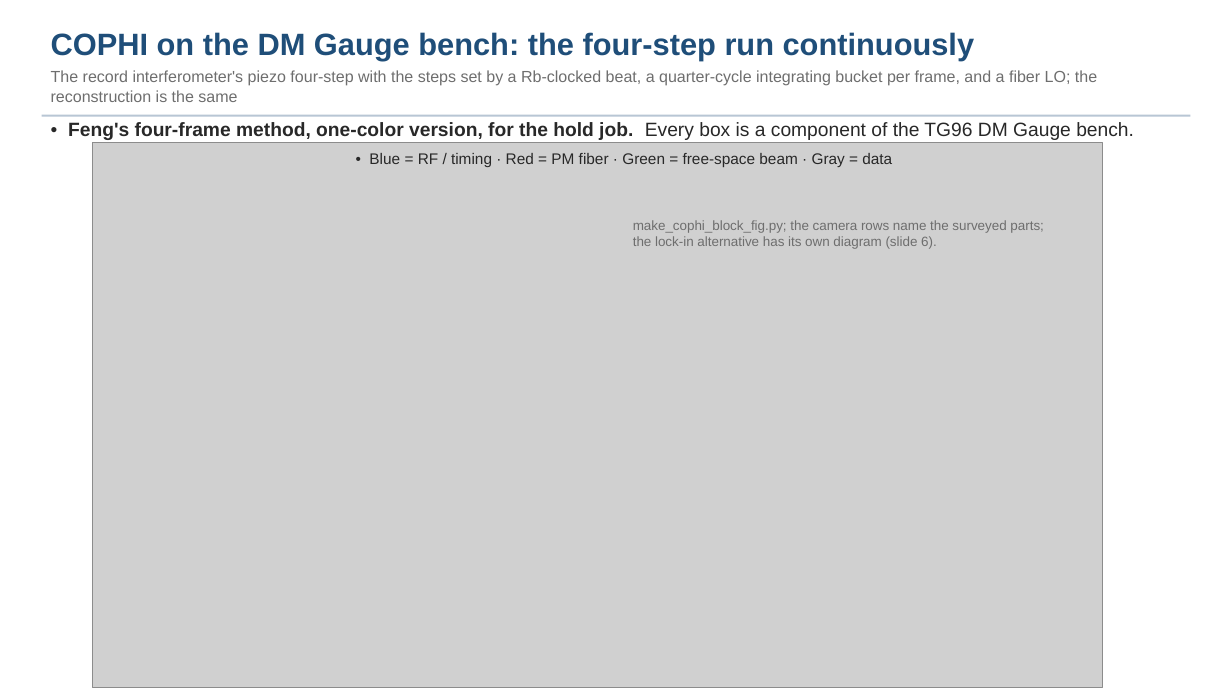
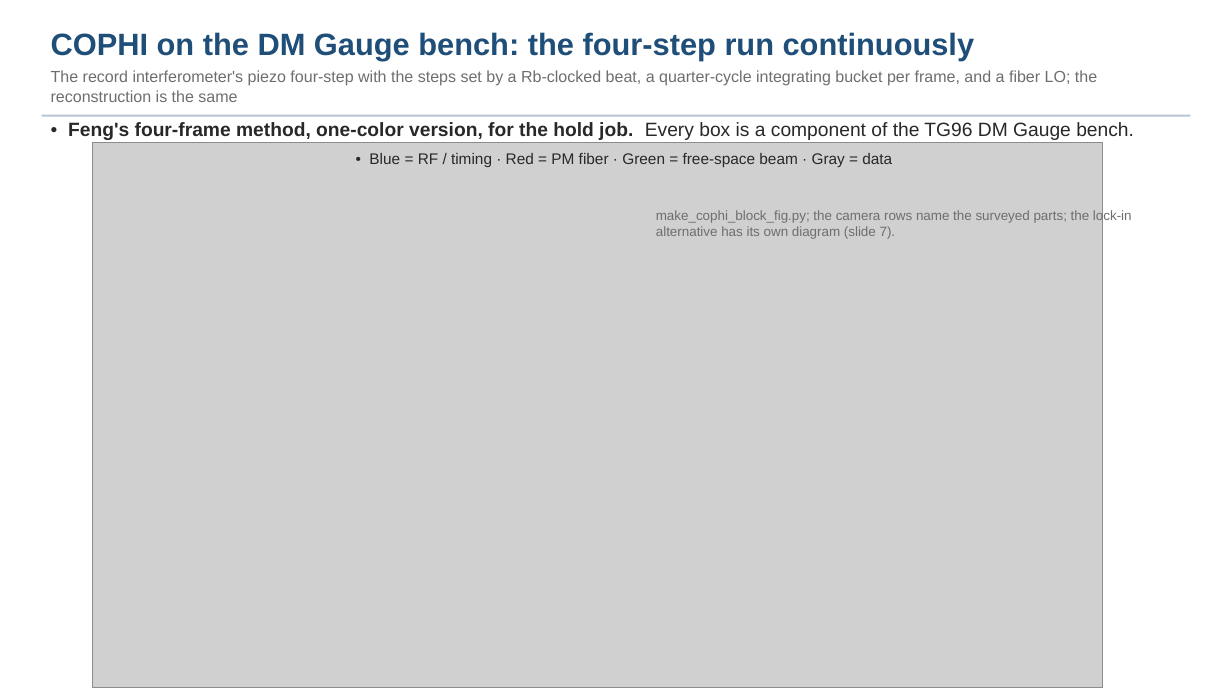
Before and after one commit to nasa-jpl/macos, a slide deck: slide 3 of demo_session/deck_cophi.pptx. Drawn at 1232x693 pixels with LibreOffice and Linux fonts; fonts in the diff are those of the drawing; grey boxes stand for pictures. Boxes give left, top, right and bottom in pixels: in the first picture for what was removed or moved away, otherwise in the second. Text is boxed around its words. In the diff, an @@ line names an element or a change of style, - is before the commit and + after.

```diff
--- a/demo_session/deck_cophi.pptx
+++ b/demo_session/deck_cophi.pptx
@@ text at [656, 209, 1132, 239]: text changed @@
-make_cophi_block_fig.py; the camera rows name the surveyed parts; the lock-in alternative has its own diagram (slide 6).
+make_cophi_block_fig.py; the camera rows name the surveyed parts; the lock-in alternative has its own diagram (slide 7).
```
Also in this commit, not shown: 5 other slides changed, 1 slide added, 6 other files.
